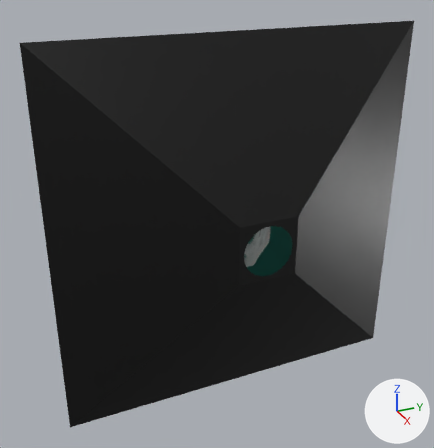
Renders of the glTF model models/box.gltf from each side of a commit.
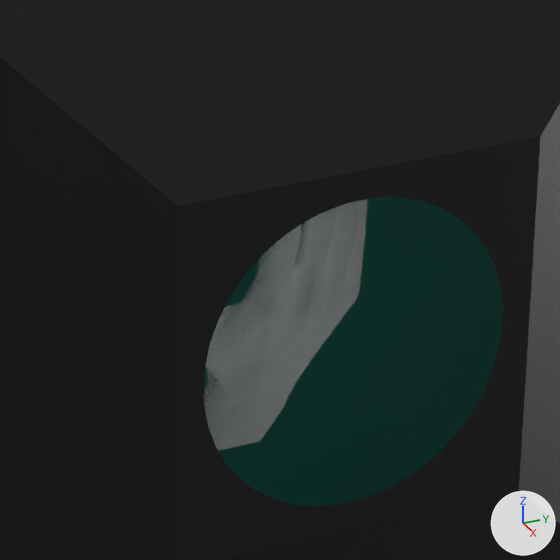
Each version is shown whole from a 50 mm camera at (15.39, -8.21, 8.45) aimed at (-0.66, -0.99, 0.42), then close up on the part from 49% to 70% of the width and 43% to 64% of the height. The axes (+X, +Y, +Z) are drawn at lower right. The lights are the same throughout.

The first close-up shows 'Cube', 'image'.
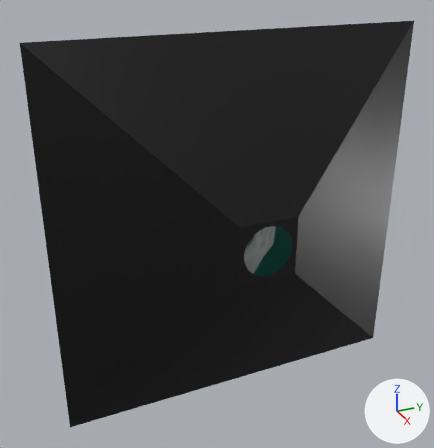
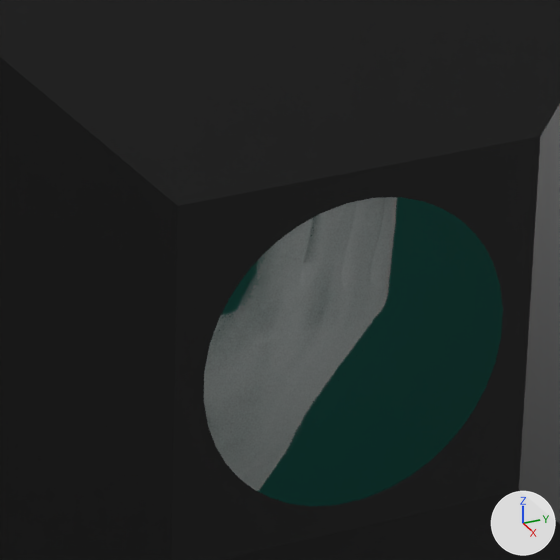
Changed parts and their boxes (x1, y1, x2, y2) in the close-ups (560 x 560 px):
'image', rescaled: before (206, 200, 366, 451); after (204, 197, 396, 491)

The change in detail:
Object 'image' (ob_image) is rescaled from (1.98, 1.98, 1.98) to (2.57, 2.57, 2.57).
